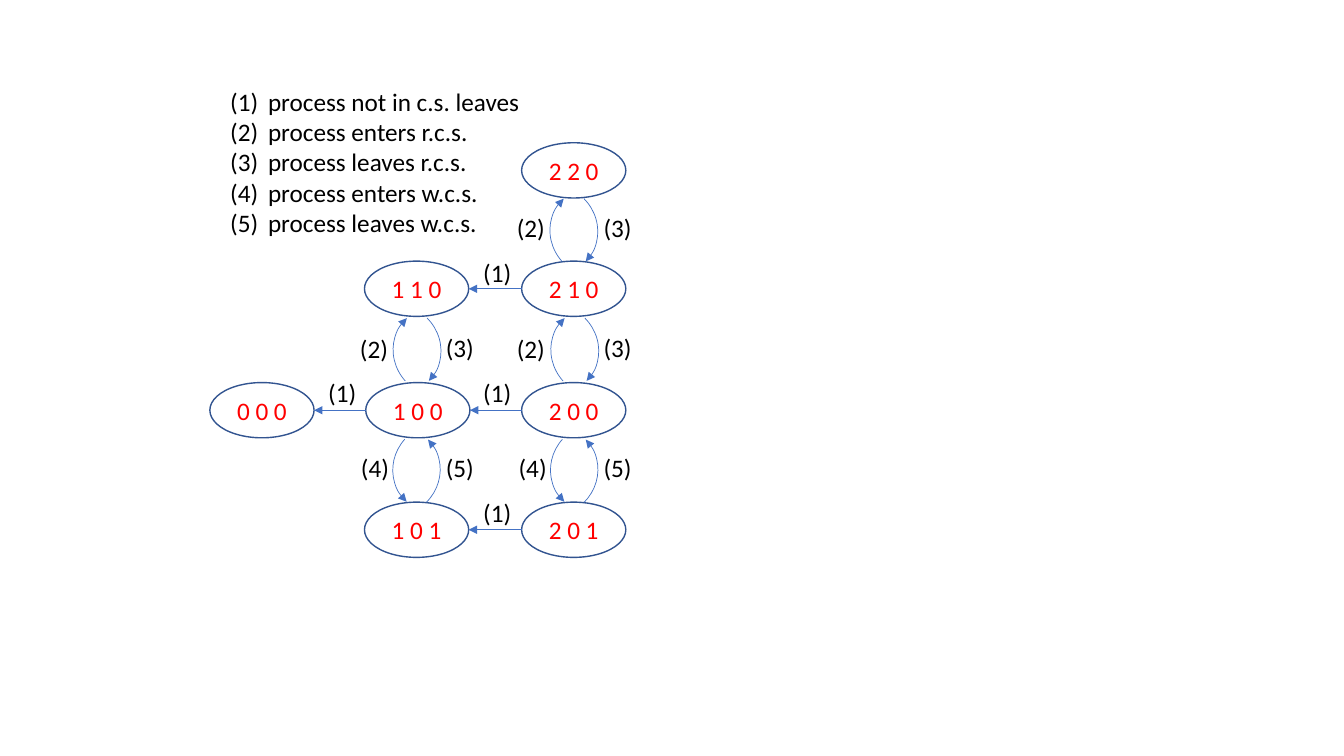
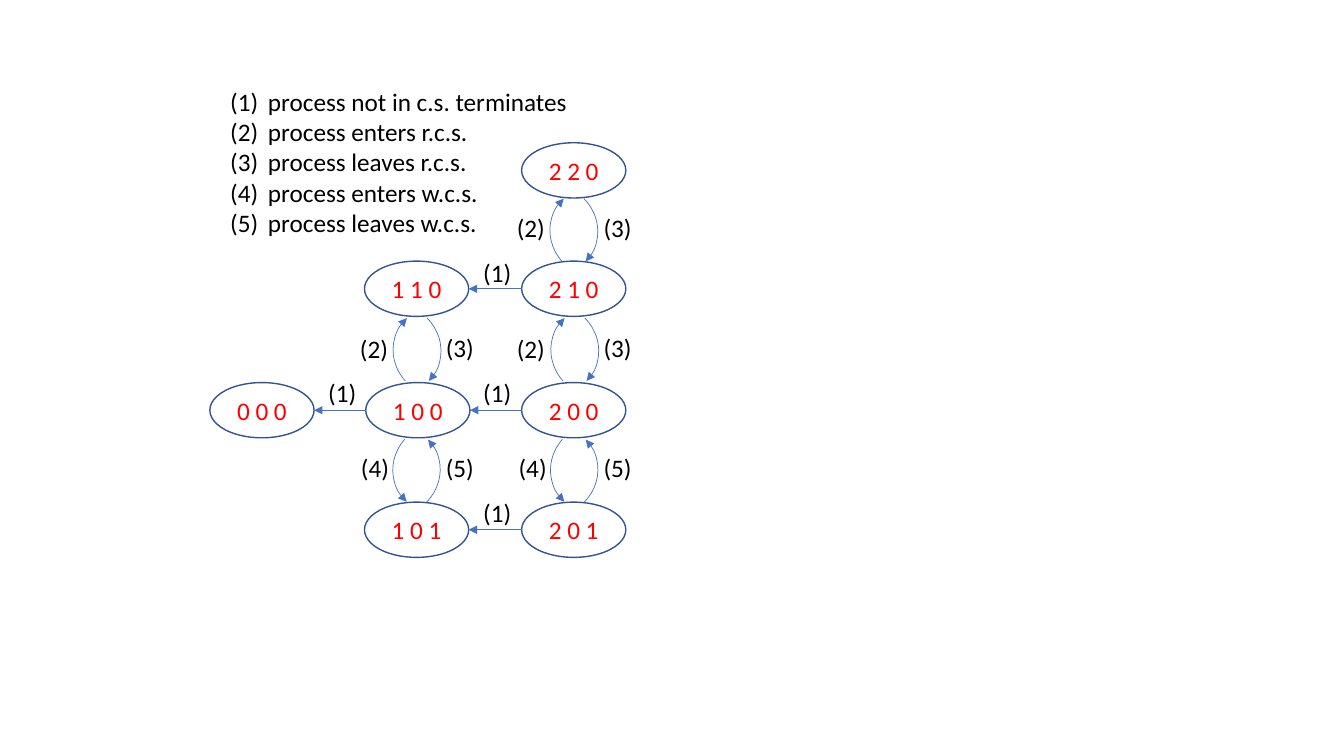
Before and after one commit to harmonylang/harmony, a slide deck: slide 1 of book/figures/rdwr.pptx. Drawn at 1344x756 pixels with LibreOffice and Linux fonts; fonts in the diff are those of the drawing. Boxes give left, top, right and bottom in pixels: in the first picture for what was removed or moved away, otherwise in the second. Text is boxed around its words. In the diff, an @@ line names an element or a change of style, - is before the commit and + after.

```diff
--- a/book/figures/rdwr.pptx
+++ b/book/figures/rdwr.pptx
@@ text at bbox=[268, 93, 567, 115]: text changed @@
-(1) process not in c.s. leaves
+(1) process not in c.s. terminates
```
Also in this commit, not shown: 3 other files.
